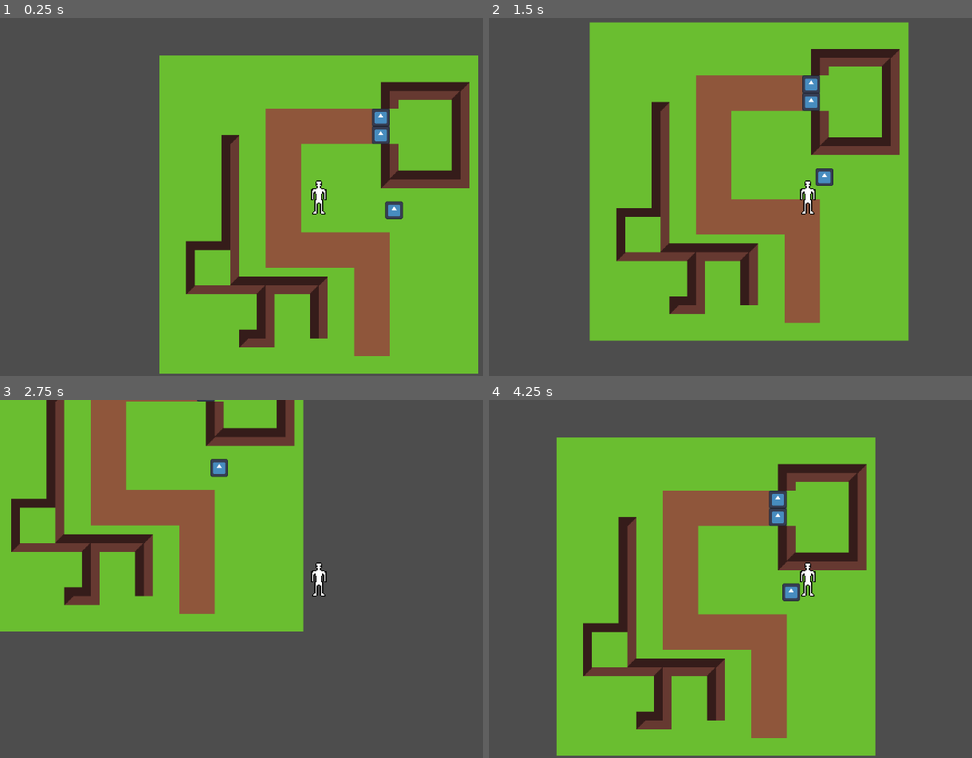
Above: before the commit, frames 1-4 (two rows, left to right).
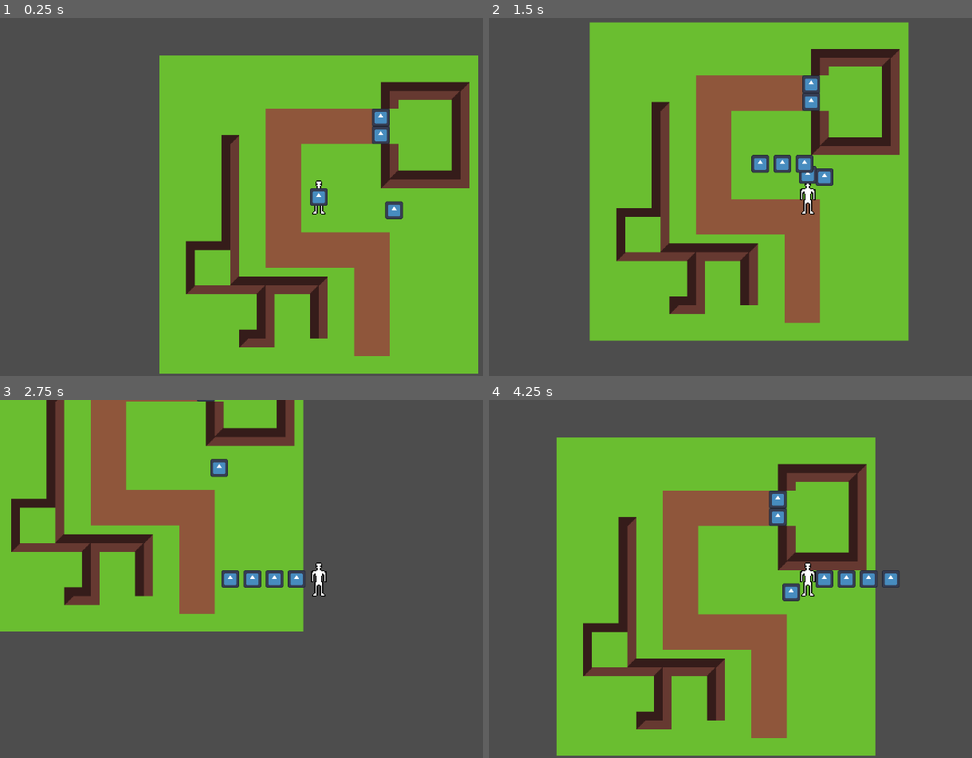
Above: after the commit, the same moments.

Repository: G-Aleixo/jogo-historia
Game: Godot game, scene res://content/test_scene.tscn
The game is run twice, just before and just after one commit, with the same random seed, the same clock (stepped at 60 frames per second) and the same inputs. The engine's default icon, where the game draws it, is replaced by a stand-in: a white triangle on a blue panel in a dark square.
Inputs (mouse positions are in pixels of both pictures, inside the frame that each line leads up to):
- Up to frame 1 (0.25 s): no input
- Up to frame 2 (1.5 s): tap Enter at 0.5 s; move the mouse to (947, 179) at 0.52 s; hold D (right) 0.53-1.28 s; tap E (interact) at 0.6, 1.35 s; click (947, 179) at 0.67 s; tap Space at 1.25 s; move the mouse to (682, 214) at 1.27 s; hold S (down) from 1.28 s (still down)
- Up to frame 3 (2.75 s): move the mouse to (381, 500) at 2.02 s; release S (down) at 2.03 s; hold D (right) from 2.03 s (still down); tap E (interact) at 2.1 s
- Up to frame 4 (4.25 s): move the mouse to (773, 650) at 2.77 s; release D (right) at 2.78 s; hold W (up) 2.78-3.53 s; tap E (interact) at 2.85, 3.6 s; click (773, 650) at 2.92 s; move the mouse to (outside the picture) at 3.52 s; hold A (left) from 3.53 s (still down)

The runs differ from the first frame. In frame 1, 0.2% of the frame differs, in the area x 64-68%, y 47-53%; in frame 2, 0.7%; in frame 3, 0.7%, in the area x 45-64%, y 47-53%; in frame 4, 0.7%.

Commit message:
feat: follow system and components

Diff:
--- a/content/test_scene.tscn
+++ b/content/test_scene.tscn
@@ -4,6 +4,9 @@
 [ext_resource type="PackedScene" uid="uid://b7hwum0o7xpta" path="res://content/player.tscn" id="2_ejy23"]
 [ext_resource type="PackedScene" uid="uid://byduwyea1s2tf" path="res://content/interactibles/door/door.tscn" id="2_hsie3"]
 [ext_resource type="PackedScene" uid="uid://c30v1e2j314yn" path="res://content/interactibles/confetti_spawner/confetti_spawner.tscn" id="3_1tb2a"]
+[ext_resource type="Script" uid="uid://baqg7cv0t1vw6" path="res://systems/follow/leader.gd" id="4_x2dil"]
+[ext_resource type="Texture2D" uid="uid://dswivf2io6lti" path="res://content/icon.svg" id="5_w4l4h"]
+[ext_resource type="Script" uid="uid://usnpmtgc1fuj" path="res://systems/follow/follower.gd" id="6_x2dil"]
 
 [sub_resource type="TileSetAtlasSource" id="TileSetAtlasSource_ejy23"]
 texture = ExtResource("1_cca56")
@@ -228,5 +231,50 @@
 [node name="Player" parent="." unique_id=634734251 instance=ExtResource("2_ejy23")]
 position = Vector2(0, -16)
 
+[node name="FollowLeaderComponent" type="Node" parent="Player" unique_id=1074502980 node_paths=PackedStringArray("leader_node")]
+script = ExtResource("4_x2dil")
+leader_node = NodePath("..")
+metadata/_custom_type_script = "uid://baqg7cv0t1vw6"
+
 [node name="ConfettiSpawner" parent="." unique_id=1452944742 instance=ExtResource("3_1tb2a")]
 position = Vector2(68, -4)
+
+[node name="FollowerTest" type="Sprite2D" parent="." unique_id=678189143]
+scale = Vector2(0.125, 0.125)
+texture = ExtResource("5_w4l4h")
+
+[node name="FollowFollowerComponent" type="Node" parent="FollowerTest" unique_id=783781584 node_paths=PackedStringArray("follower_node")]
+script = ExtResource("6_x2dil")
+index = 1
+follower_node = NodePath("..")
+metadata/_custom_type_script = "uid://usnpmtgc1fuj"
+
+[node name="FollowerTest2" type="Sprite2D" parent="." unique_id=1981985363]
+scale = Vector2(0.125, 0.125)
+texture = ExtResource("5_w4l4h")
+
+[node name="FollowFollowerComponent" type="Node" parent="FollowerTest2" unique_id=1463041856 node_paths=PackedStringArray("follower_node")]
+script = ExtResource("6_x2dil")
+index = 2
+follower_node = NodePath("..")
+metadata/_custom_type_script = "uid://usnpmtgc1fuj"
+
+[node name="FollowerTest3" type="Sprite2D" parent="." unique_id=2049922761]
+scale = Vector2(0.125, 0.125)
+texture = ExtResource("5_w4l4h")
+
+[node name="FollowFollowerComponent" type="Node" parent="FollowerTest3" unique_id=1895631565 node_paths=PackedStringArray("follower_node")]
+script = ExtResource("6_x2dil")
+index = 3
+follower_node = NodePath("..")
+metadata/_custom_type_script = "uid://usnpmtgc1fuj"
+
+[node name="FollowerTest4" type="Sprite2D" parent="." unique_id=774903750]
+scale = Vector2(0.125, 0.125)
+texture = ExtResource("5_w4l4h")
+
+[node name="FollowFollowerComponent" type="Node" parent="FollowerTest4" unique_id=1814782441 node_paths=PackedStringArray("follower_node")]
+script = ExtResource("6_x2dil")
+index = 4
+follower_node = NodePath("..")
+metadata/_custom_type_script = "uid://usnpmtgc1fuj"
--- a/project.godot
+++ b/project.godot
@@ -23,6 +23,7 @@
 SavingSystem="*uid://cr33s4f0rlp4r"
 MainUi="*uid://xekhu1avbjhq"
 StateSystem="*uid://su8ncb05ibjg"
+FollowSystem="*uid://cad85flwav65n"
 
 [display]
 
--- /dev/null
+++ b/systems/follow/follow_system.gd
@@ -0,0 +1,20 @@
+## For now it's basically just a list of positions that others can index and lerp to
+extends Node
+
+
+var position_list: Array[Vector2] = []
+@export var max_positions: int = 64
+@export var index_multiplier: int = 8
+
+func add_position(position: Vector2):
+	if len(position_list) >= max_positions:
+		position_list.pop_back()
+	position_list.push_front(position)
+
+func get_position(index: int) -> Vector2:
+	var actual_index := clampi(index * index_multiplier, 0, len(position_list) - 1)
+
+	if len(position_list) == 0:
+		return Vector2(-6942.0, 6942.0)
+	else:
+		return position_list.get(actual_index)
--- /dev/null
+++ b/systems/follow/follower.gd
@@ -0,0 +1,12 @@
+class_name FollowFollowerComponent
+extends Node
+
+# should be from 1-n
+@export var index: int
+@export var follower_node: Node2D
+
+func _physics_process(delta: float) -> void:
+	# tie this into another component to orient the character correctly
+	var new_pos = FollowSystem.get_position(index)
+	if new_pos != null:
+		follower_node.global_position = new_pos
--- /dev/null
+++ b/systems/follow/leader.gd
@@ -0,0 +1,13 @@
+class_name FollowLeaderComponent
+extends Node
+
+@export var leader_node: Node2D
+
+var previous_position: Vector2
+
+func _physics_process(delta: float) -> void:
+	if leader_node.global_position != previous_position:
+		# maybe also add some check for distance later
+		FollowSystem.add_position(leader_node.global_position)
+
+	previous_position = leader_node.global_position
Not shown, added: systems/follow/follow_system.gd.uid
Not shown, added: systems/follow/follower.gd.uid
Not shown, added: systems/follow/leader.gd.uid
